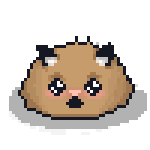
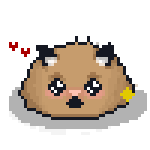
Revision of a layered 150x150 image; what changed, layer by layer:
added layer "Calque 12 copie" in group "5" over box(9, 42, 135, 102)
